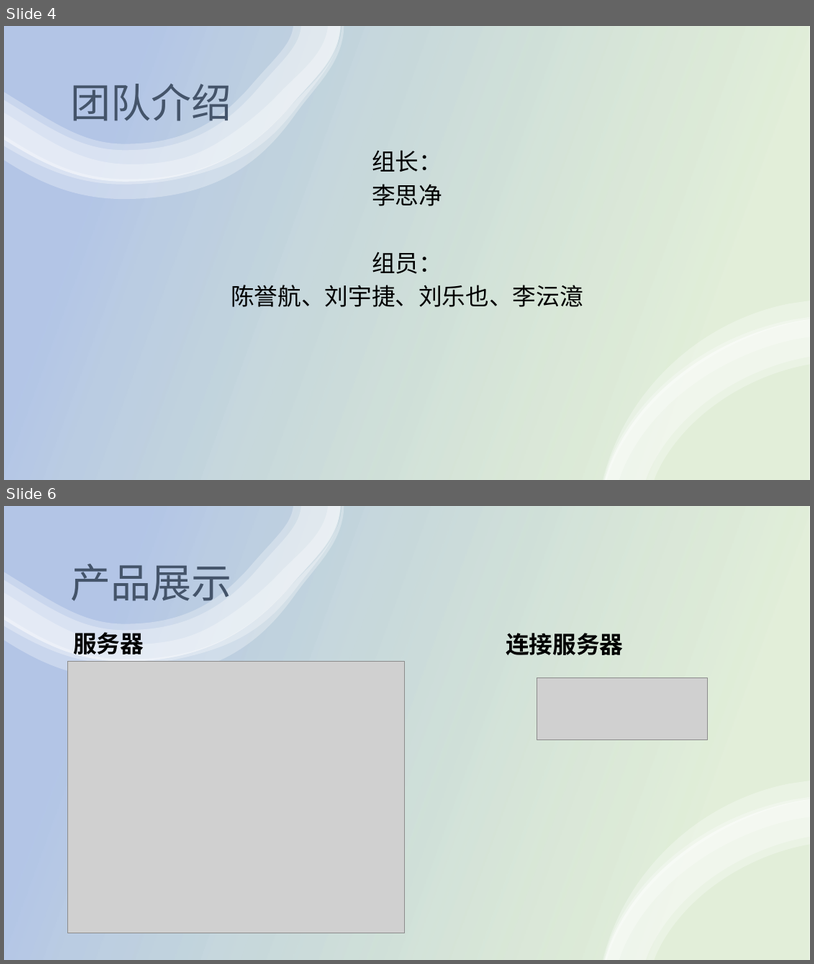
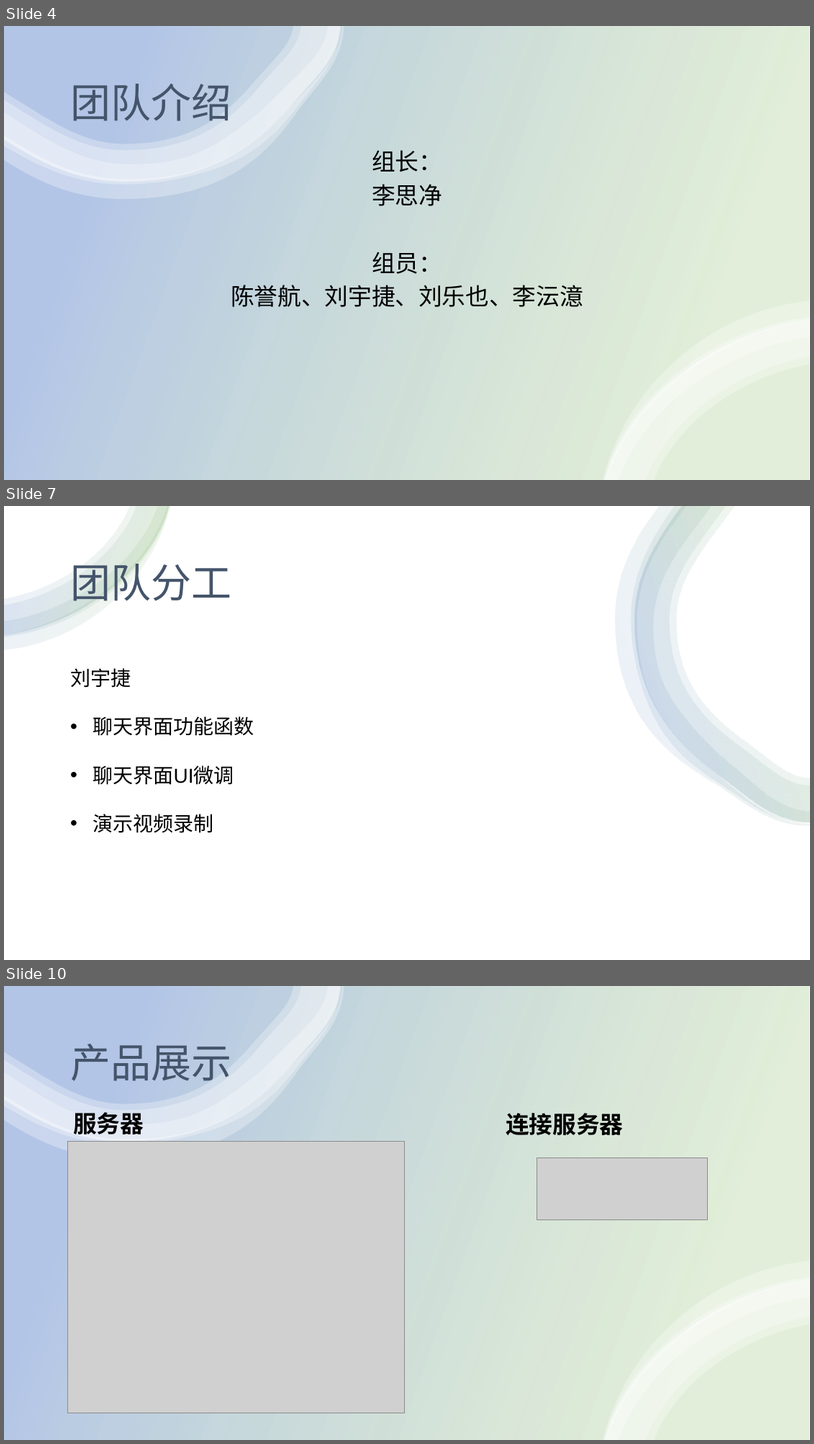
Before and after one commit to SeeChen/LCS_lanChatSoftware, a slide deck: LCS-实时通讯软件5组/LCS实时通讯软件.pptx. Shown one above the other, each under a label of ours: slides 4 and 6 before the commit, slides 4, 7 and 10 after it; the slides between them are not shown. The pictures are 814x964 and 814x1444 pixels, drawn with LibreOffice and Linux fonts; fonts in the diff are those of the drawing; grey boxes stand for pictures. Boxes give left, top, right and bottom in pixels: in the first picture for what was removed or moved away, otherwise in the second. Text is boxed around its words. In the diff, an @@ line names an element or a change of style, - is before the commit and + after.

```diff
--- a/LCS-实时通讯软件5组/LCS实时通讯软件.pptx
+++ b/LCS-实时通讯软件5组/LCS实时通讯软件.pptx
@@ slide 7 added at box(4, 506, 810, 960), background #FFFFFF @@
@@ rectangle added at box(4, 506, 810, 960), fill #FFFFFF @@
@@ group added at box(4, 506, 170, 649): 4 freeform shapes @@
@@ group added at box(615, 506, 810, 826): 4 freeform shapes @@
@@ text added at box(70, 556, 232, 608), 48 pt, text #44546A @@
+团队分工
@@ text added at box(70, 668, 255, 833), 24 pt, text #000000 @@
+刘宇捷
+• 聊天界面功能函数
+• 聊天界面UI微调
+• 演示视频录制
@@ what was slide 6 is now slide 10 @@
```
Also in this commit, not shown: 5 slides changed, 3 other slides added, 1 other file.
